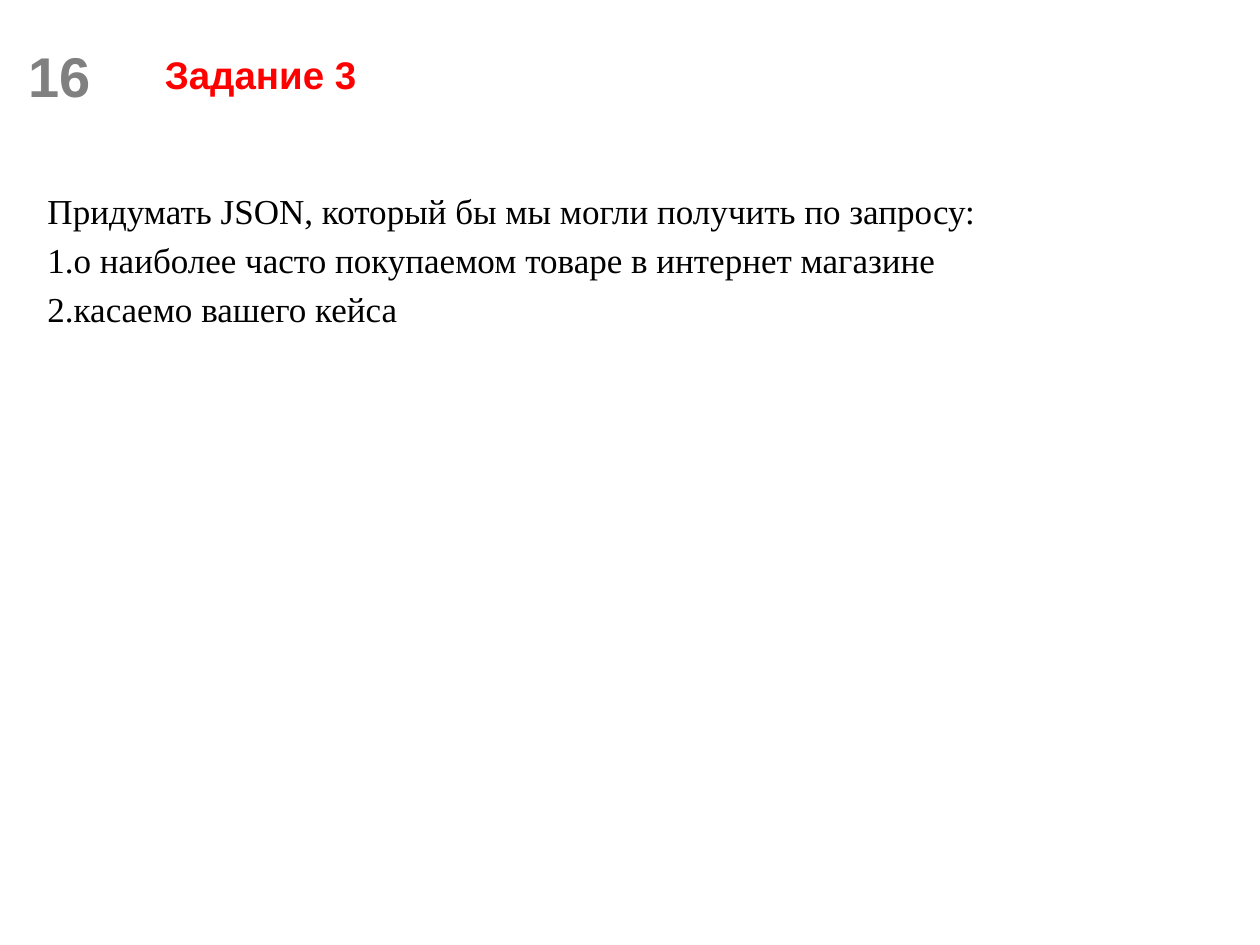
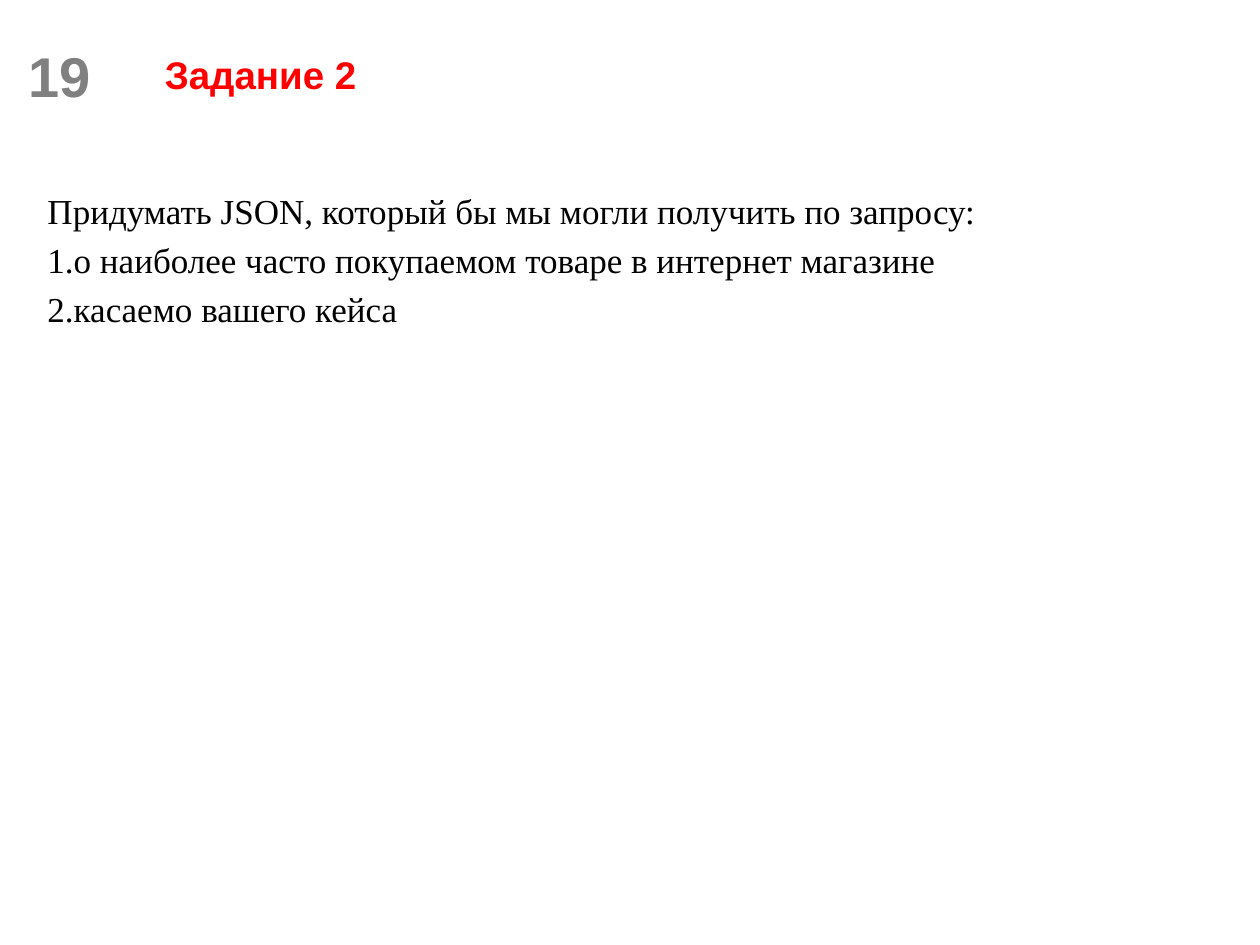
Before and after one commit to scareme/web_flask, a slide deck: slide 19 of Разработка веб-сервисов.pptx (slide 16 before the commit). Drawn at 1260x945 pixels with LibreOffice and Linux fonts; fonts in the diff are those of the drawing; background and template pictures are left out. Boxes give left, top, right and bottom in pixels: in the first picture for what was removed or moved away, otherwise in the second. Text is boxed around its words. In the diff, an @@ line names an element or a change of style, - is before the commit and + after.

```diff
--- a/Разработка веб-сервисов.pptx
+++ b/Разработка веб-сервисов.pptx
@@ page number at [28, 58, 90, 98]: text changed @@
-16
+19
@@ title at [165, 62, 356, 96]: text changed @@
-Задание 3
+Задание 2
```
Also in this commit, not shown: 3 other slides changed, 5 slides added, 1 slide removed, 1 other file.
